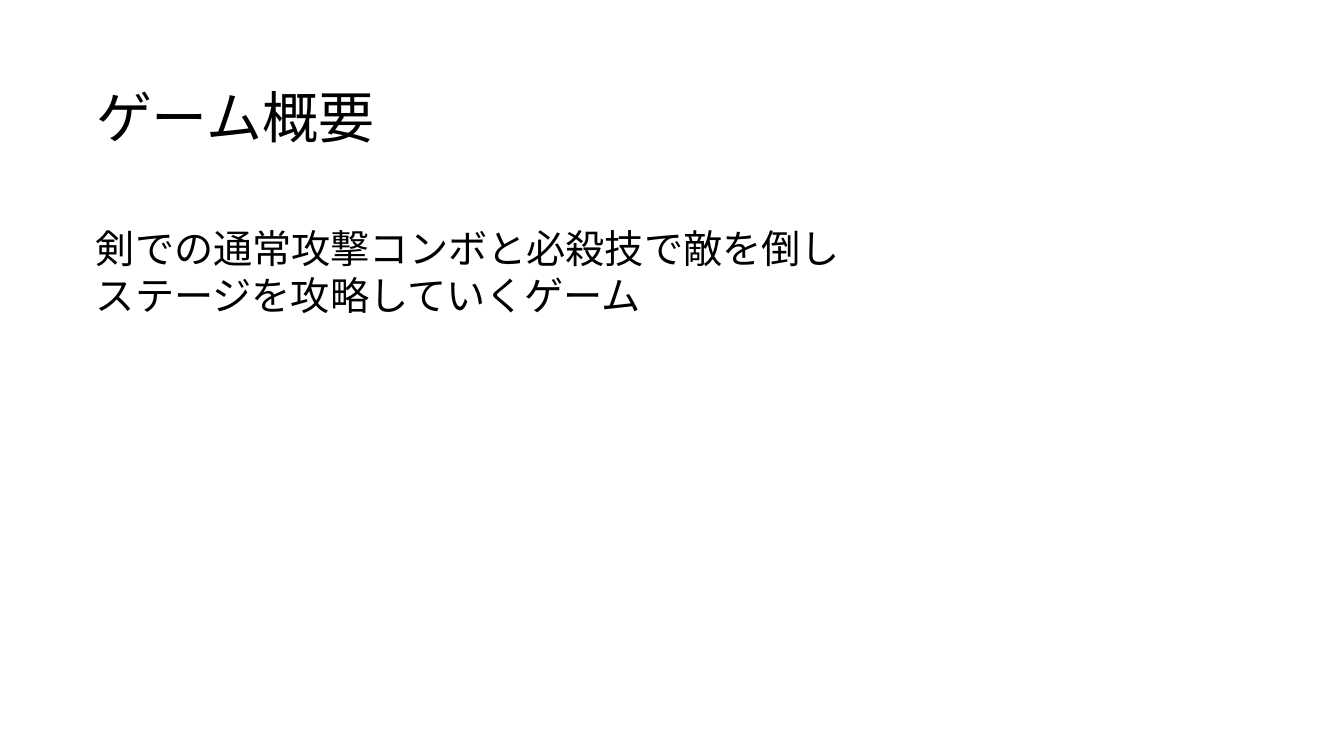
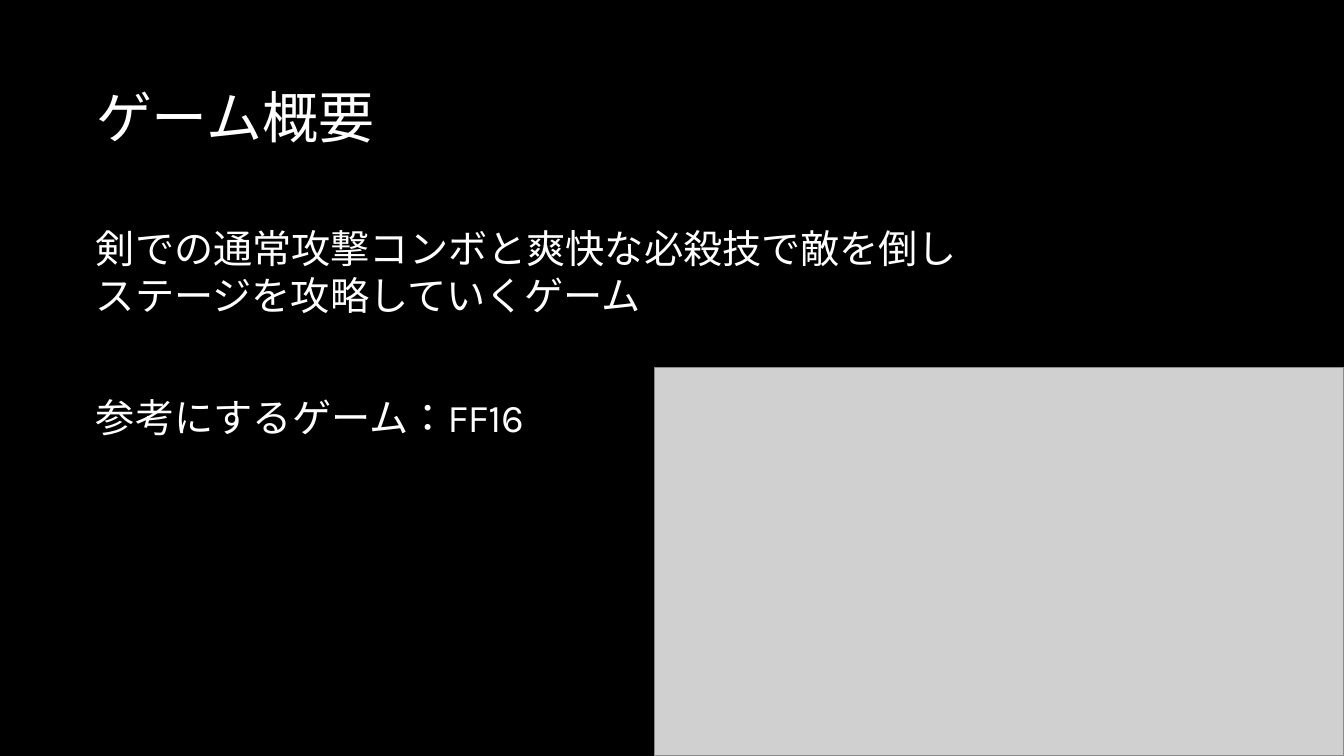
Before and after one commit to Tiger5286/SummerGame_2026, a slide deck: slide 3 of 夏ゲーム企画.pptx. Drawn at 1344x756 pixels with LibreOffice and Linux fonts; fonts in the diff are those of the drawing; grey boxes stand for pictures. Boxes give left, top, right and bottom in pixels: in the first picture for what was removed or moved away, otherwise in the second. Text is boxed around its words. In the diff, an @@ line names an element or a change of style, - is before the commit and + after.

```diff
--- a/夏ゲーム企画.pptx
+++ b/夏ゲーム企画.pptx
@@ background #FFFFFF to #000000 @@
@@ text "ゲーム概要" at [96, 91, 374, 143]: font Noto Sans CJK JP to Karla, text colour #000000 to #FFFFFF @@
@@ text at [96, 230, 957, 267]: text changed; font Noto Sans CJK JP to Karla; text colour #000000 to #FFFFFF @@
-剣での通常攻撃コンボと必殺技で敵を倒し
+剣での通常攻撃コンボと爽快な必殺技で敵を倒し
@@ text at [96, 277, 641, 313]: font Noto Sans CJK JP to Karla, text colour #000000 to #FFFFFF in "ステージを攻略していくゲーム" @@
@@ picture added at [654, 368, 1344, 756] @@
@@ text added at [96, 399, 524, 436], 28 pt, text #FFFFFF @@
+参考にするゲーム：FF16
```
Also in this commit, not shown: 4 other slides changed, 1 slide added, 1 slide removed.
